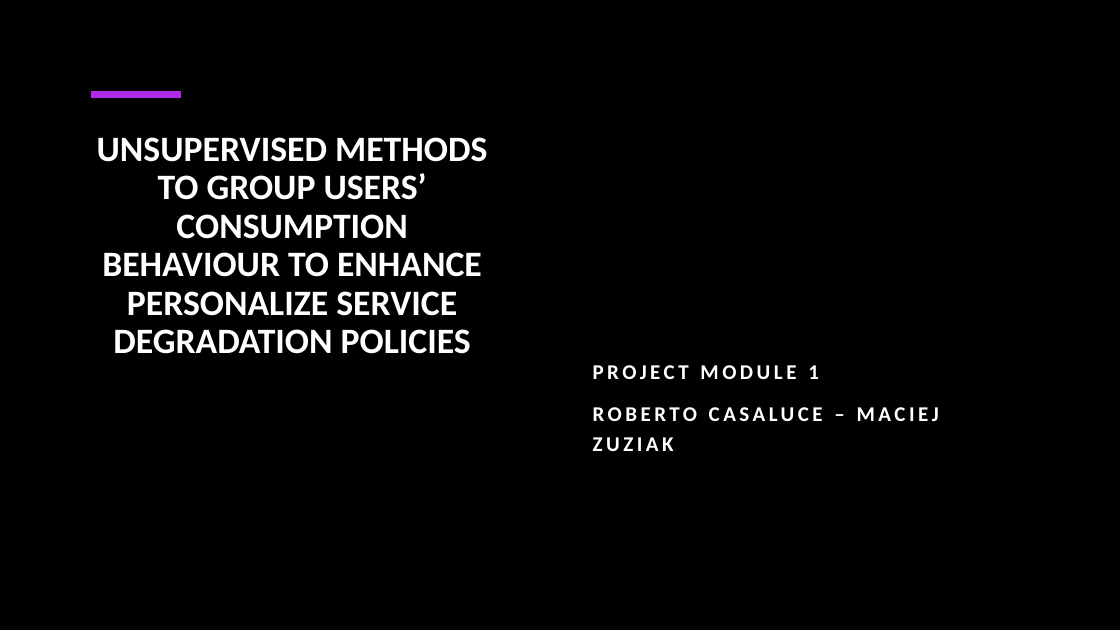
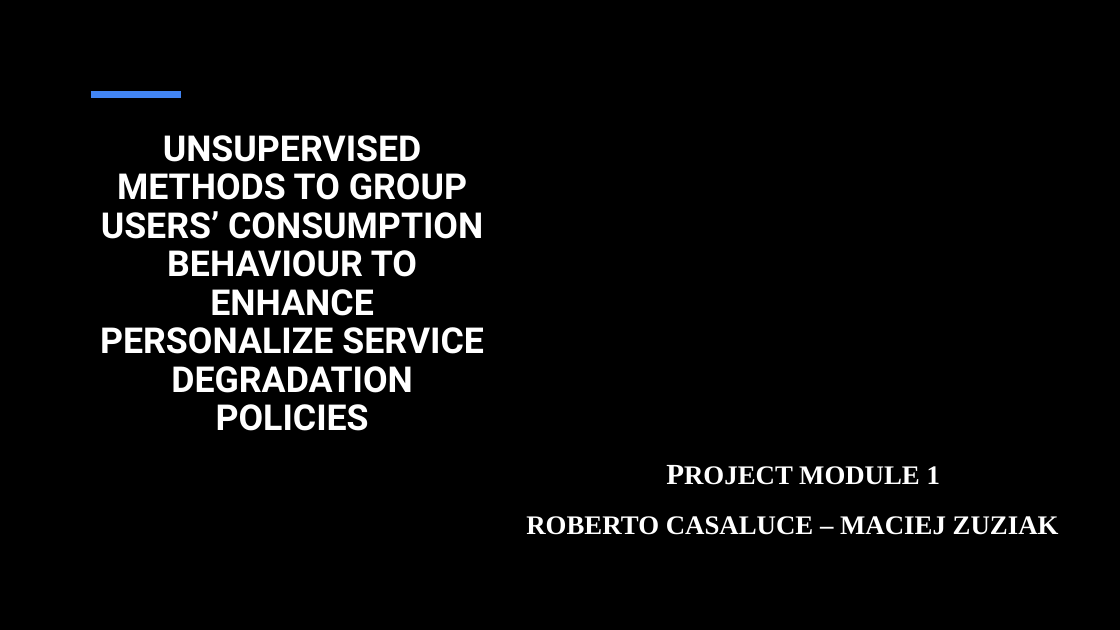
Before and after one commit to MKZuziak/SLLD_2022-_Users-Consumption-Behavior, a slide deck: slide 1 of Unsupervised methods to group users’ consumption behaviour to enhance personalize service degradation policies.pptx. Drawn at 1120x630 pixels with LibreOffice and Linux fonts; fonts in the diff are those of the drawing; background and template pictures are left out; a plain dark background stands for a picture behind light text. Boxes give left, top, right and bottom in pixels: in the first picture for what was removed or moved away, otherwise in the second. Text is boxed around its words. In the diff, an @@ line names an element or a change of style, - is before the commit and + after.

```diff
--- a/Unsupervised methods to group users’ consumption behaviour to enhance personalize service degradation policies.pptx
+++ b/Unsupervised methods to group users’ consumption behaviour to enhance personalize service degradation policies.pptx
@@ line (91, 95) - (181, 95): stroke #AF29E7 6 pt to #4285F4 6 pt @@
@@ title "UNSUPERVISED METHODS TO GROUP USERS’ ..." at (100,135,484,431): font Calibri to Roboto @@
@@ subtitle "PROJECT MODULE 1": place and size @@
-subtitle "PROJECT MODULE 1" at (593,365,939,451)
+subtitle "PROJECT MODULE 1" at (526,466,1059,535)
@@ subtitle "PROJECT MODULE 1" at (526,466,1059,535): size 18 to 25 pt in "PROJECT"; size 18 to 23 pt, font Calibri to Times New Roman, letter spacing 3 to 0 pt; alignment left to centre @@
```
Also in this commit, not shown: 15 other slides changed, 6 slides added, 7 slides removed, 1 other file.
